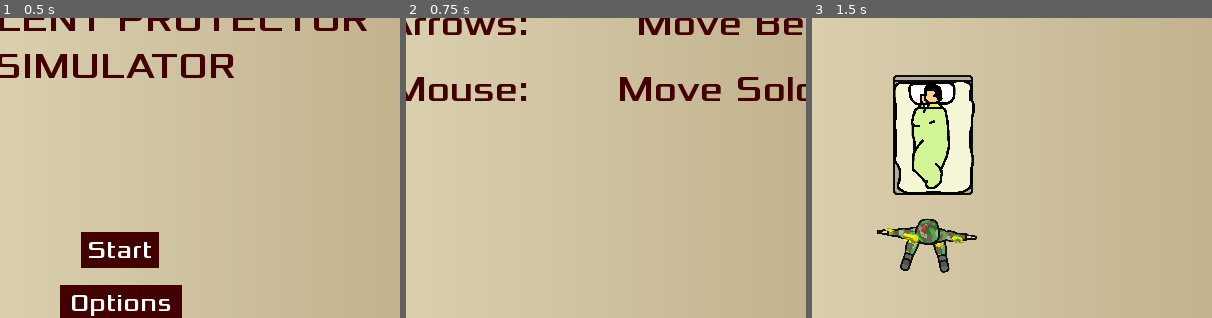
Above: before the commit, frames 1-3 (left to right).
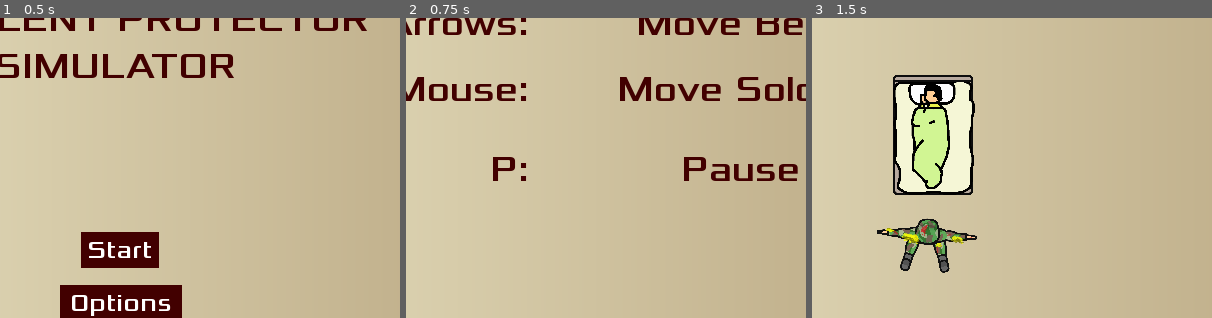
Above: after the commit, the same moments.

Repository: honoriocassiano/the-silent-protector-simulator
Game: Godot game, scene res://Main.tscn
Same seed, same stepped clock (60 frames per second), same inputs: the game is played once before the commit and once after it.
Inputs:
- Up to frame 1 (0.5 s): no input
- Up to frame 2 (0.75 s): click "Start" at 0.5 s
- Up to frame 3 (1.5 s): click "Start" at 1.25 s
The pictures show only the part of the screen within x 35-85%, y 30-80%; the shares and areas given below are measured in that part.

Frame 1 is identical in both runs. In frame 2, 1.2% of the frame differs, in the area x 21-98%, y 46-55%; in frame 3, nothing differs.

Commit message:
Add pause instructions in tutorial screen

Diff:
--- a/HUD.tscn
+++ b/HUD.tscn
@@ -300,6 +300,38 @@
 custom_fonts/font = SubResource( 1 )
 custom_colors/font_color = Color( 0.258824, 0, 0, 1 )
 text = "Mouse:"
+align = 2
+__meta__ = {
+"_edit_use_anchors_": false
+}
+
+[node name="LabelP" type="Label" parent="TutorialScreen"]
+margin_left = 490.0
+margin_top = 312.0
+margin_right = 738.0
+margin_bottom = 356.0
+grow_horizontal = 2
+grow_vertical = 2
+rect_pivot_offset = Vector2( 124, 22 )
+custom_fonts/font = SubResource( 1 )
+custom_colors/font_color = Color( 0.258824, 0, 0, 1 )
+text = "Pause"
+align = 1
+__meta__ = {
+"_edit_use_anchors_": false
+}
+
+[node name="LabelPause2" type="Label" parent="TutorialScreen"]
+margin_left = 36.0
+margin_top = 312.0
+margin_right = 402.0
+margin_bottom = 356.0
+grow_horizontal = 2
+grow_vertical = 2
+rect_pivot_offset = Vector2( 178, 22 )
+custom_fonts/font = SubResource( 1 )
+custom_colors/font_color = Color( 0.258824, 0, 0, 1 )
+text = "P:"
 align = 2
 __meta__ = {
 "_edit_use_anchors_": false
